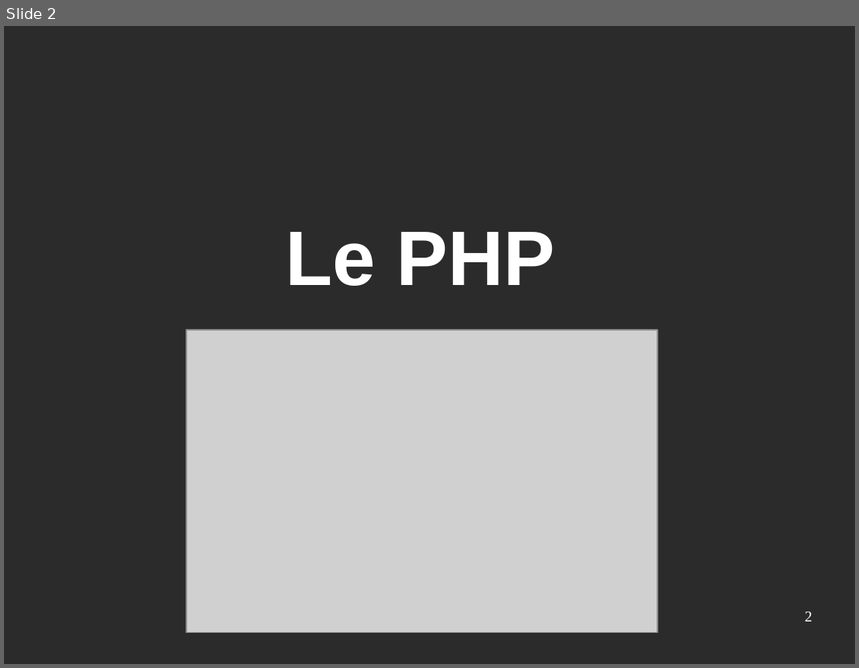
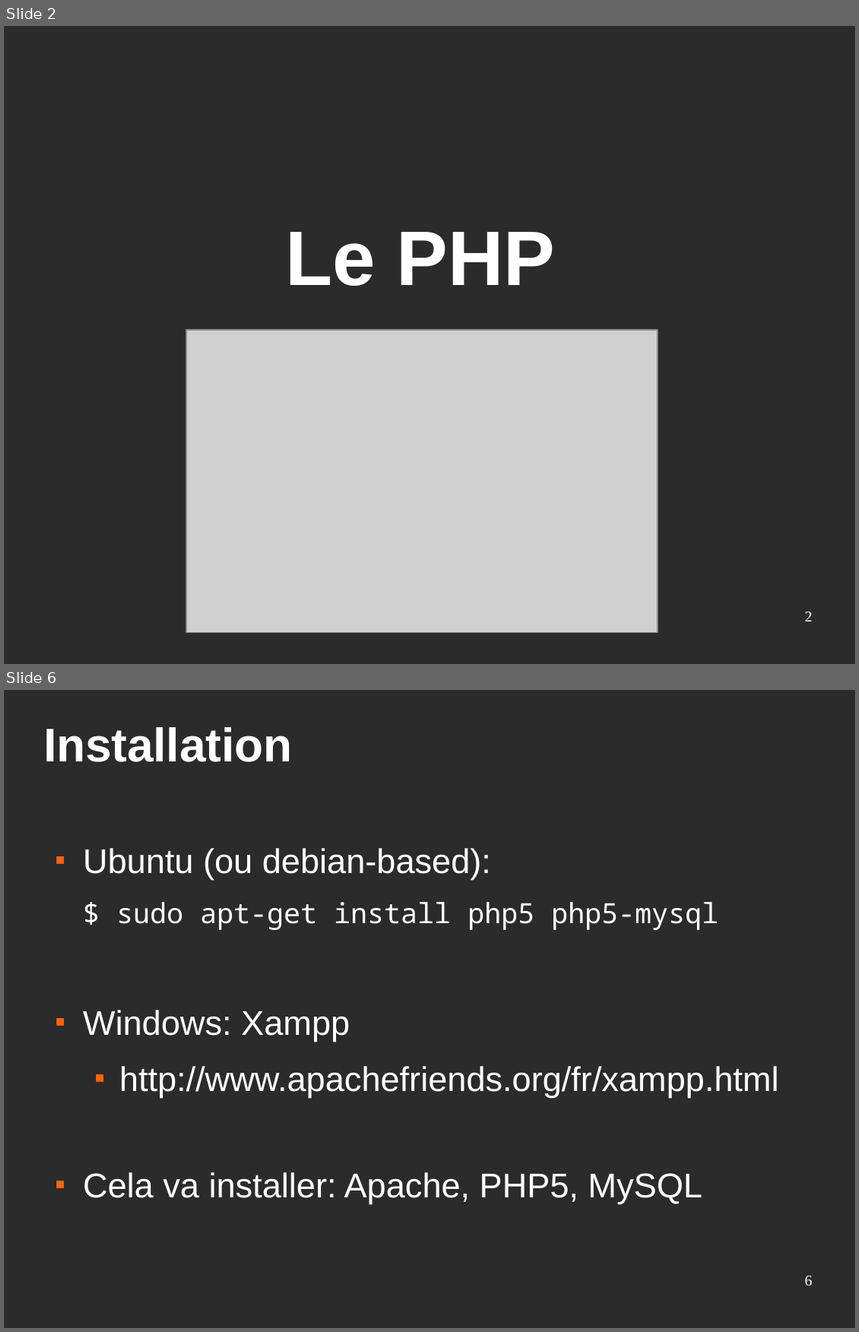
Before and after one commit to Eirbware/Formation, a slide deck: presentations/php.odp. Shown one above the other, each under a label of ours: slide 2 before the commit, slides 2 and 6 after it; the slides between them are not shown. The pictures are 859x668 and 859x1332 pixels, drawn with LibreOffice and Linux fonts; fonts in the diff are those of the drawing; grey boxes stand for pictures; background and template pictures are left out; a plain dark background stands for a picture behind light text. Boxes give left, top, right and bottom in pixels: in the first picture for what was removed or moved away, otherwise in the second. Text is boxed around its words. In the diff, an @@ line names an element or a change of style, - is before the commit and + after.

```diff
--- a/presentations/php.odp
+++ b/presentations/php.odp
@@ slide 6 added at [4,690,855,1328], background picture (left out) @@
@@ title added at [44,727,292,762], 44 pt, text #FFFFFF, bold @@
+Installation
@@ text added at [83,848,779,1205], 32 pt, text #FFFFFF @@
+■ Ubuntu (ou debian-based):
+$ sudo apt-get install php5 php5-mysql
+■ Windows: Xampp
+  ■ http://www.apachefriends.org/fr/xampp.html
+■ Cela va installer: Apache, PHP5, MySQL
@@ page number added at [805,1276,813,1286], 14 pt, text #FFFFFF @@
+6
```
Also in this commit, not shown: 11 other slides added.
